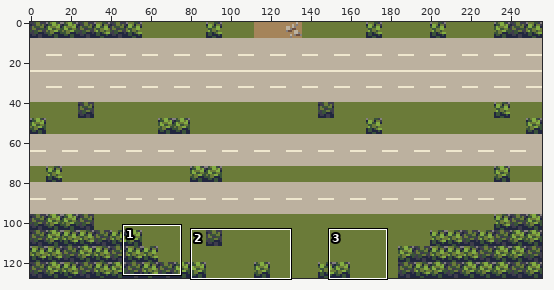
Two states of a sprite sheet, app/src/main/res/drawable/street.png. Above: a wide view before the commit, with the close-up outlined.
Close-up. Before:
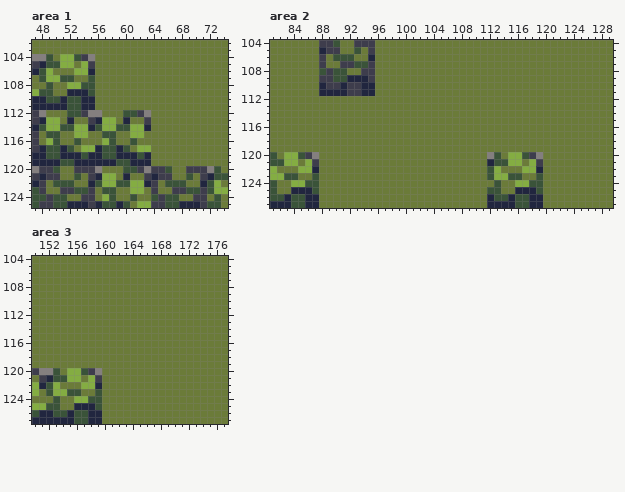
Shown: area 1: x 47..74, y 102..125; area 2: x 81..129, y 104..127; area 3: x 150..177, y 104..127. The commit also changed other parts of the picture, which this record leaves out.
After:
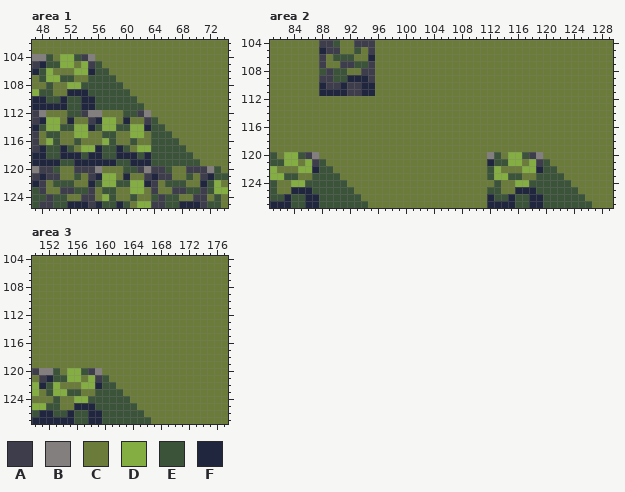
Palette (. is transparent): A #3e3d4c  B #847f7f  C #6b7b39  D #84ad42  E #3a5339  F #21263f
Change:
file 512x256 -> 768x384 pixels (blocks of 2x2 -> 3x3; one block is one cell here)
--- area 1
@@ x 54..72 @@
 104 ABCCCCCCCCCCCCCCCCC
-105 DACCCCCCCCCCCCCCCCC
-106 DFCCCCCCCCCCCCCCCCC
-107 CECCCCCCCCCCCCCCCCC
-108 EECCCCCCCCCCCCCCCCC
-109 FECCCCCCCCCCCCCCCCC
-110 FFCCCCCCCCCCCCCCCCC
-111 FFCCCCCCCCCCCCCCCCC
+105 DAECCCCCCCCCCCCCCCC
+106 DFEECCCCCCCCCCCCCCC
+107 CEEEECCCCCCCCCCCCCC
+108 EEEEEECCCCCCCCCCCCC
+109 FEEEEEECCCCCCCCCCCC
+110 FFEEEEEECCCCCCCCCCC
+111 FFEEEEEEECCCCCCCCCC
 112 ABBCCCEEABCCCCCCCCC
-113 CAFDDCFCCACCCCCCCCC
-114 DFEDDEEDDFCCCCCCCCC
-115 DCCEECCDDCCCCCCCCCC
-116 CCCDECCECCCCCCCCCCC
-117 DDFEEFECDDCCCCCCCCC
-118 EFFEEFFFEFCCCCCCCCC
-119 FFFFFEEFFFCCCCCCCCC
+113 CAFDDCFCCAECCCCCCCC
+114 DFEDDEEDDFEECCCCCCC
+115 DCCEECCDDCEEECCCCCC
+116 CCCDECCECCEEEECCCCC
+117 DDFEEFECDDEEEEECCCC
+118 EFFEEFFFEFEEEEEECCC
+119 FFFFFEEFFFEEEEEEECC
 120 AABCCCEEABAAECCAAAB
--- area 2
@@ x 81..129 @@
 120 ECDDEABCCCCCCCCCCCCCCCCCCCCCCCCBECDDEABCCCCCCCCCC
-121 EEDDCDACCCCCCCCCCCCCCCCCCCCCCCCFEEDDCDACCCCCCCCCC
-122 DCCCDDFCCCCCCCCCCCCCCCCCCCCCCCCEDCCCDDFCCCCCCCCCC
-123 DDEECCECCCCCCCCCCCCCCCCCCCCCCCCEDDEECCECCCCCCCCCC
-124 ECCDDEECCCCCCCCCCCCCCCCCCCCCCCCCECCDDEECCCCCCCCCC
-125 ECCFFFECCCCCCCCCCCCCCCCCCCCCCCCEECCFFFECCCCCCCCCC
-126 EEFEEFFCCCCCCCCCCCCCCCCCCCCCCCCFEEFEEFFCCCCCCCCCC
-127 FFFEEFFCCCCCCCCCCCCCCCCCCCCCCCCFFFFEEFFCCCCCCCCCC
+121 EEDDCDAECCCCCCCCCCCCCCCCCCCCCCCFEEDDCDAECCCCCCCCC
+122 DCCCDDFEECCCCCCCCCCCCCCCCCCCCCCEDCCCDDFEECCCCCCCC
+123 DDEECCEEEECCCCCCCCCCCCCCCCCCCCCEDDEECCEEEECCCCCCC
+124 ECCDDEEEEEECCCCCCCCCCCCCCCCCCCCCECCDDEEEEEECCCCCC
+125 ECCFFFEEEEEECCCCCCCCCCCCCCCCCCCEECCFFFEEEEEECCCCC
+126 EEFEEFFEEEEEECCCCCCCCCCCCCCCCCCFEEFEEFFEEEEEECCCC
+127 FFFEEFFEEEEEEECCCCCCCCCCCCCCCCCFFFFEEFFEEEEEEECCC
--- area 3
@@ x 158..168 @@
 120 ABCCCCCCCCC
-121 DACCCCCCCCC
-122 DFCCCCCCCCC
-123 CECCCCCCCCC
-124 EECCCCCCCCC
-125 FECCCCCCCCC
-126 FFCCCCCCCCC
-127 FFCCCCCCCCC
+121 DAECCCCCCCC
+122 DFEECCCCCCC
+123 CEEEECCCCCC
+124 EEEEEECCCCC
+125 FEEEEEECCCC
+126 FFEEEEEECCC
+127 FFEEEEEEECC
Boxes around the changes in both close-ups, in picture pixels (x1, y1, x2, y2):
changed: (95, 61, 200, 166)
changed: (319, 159, 368, 208)
changed: (543, 159, 592, 208)
changed: (102, 375, 151, 424)
